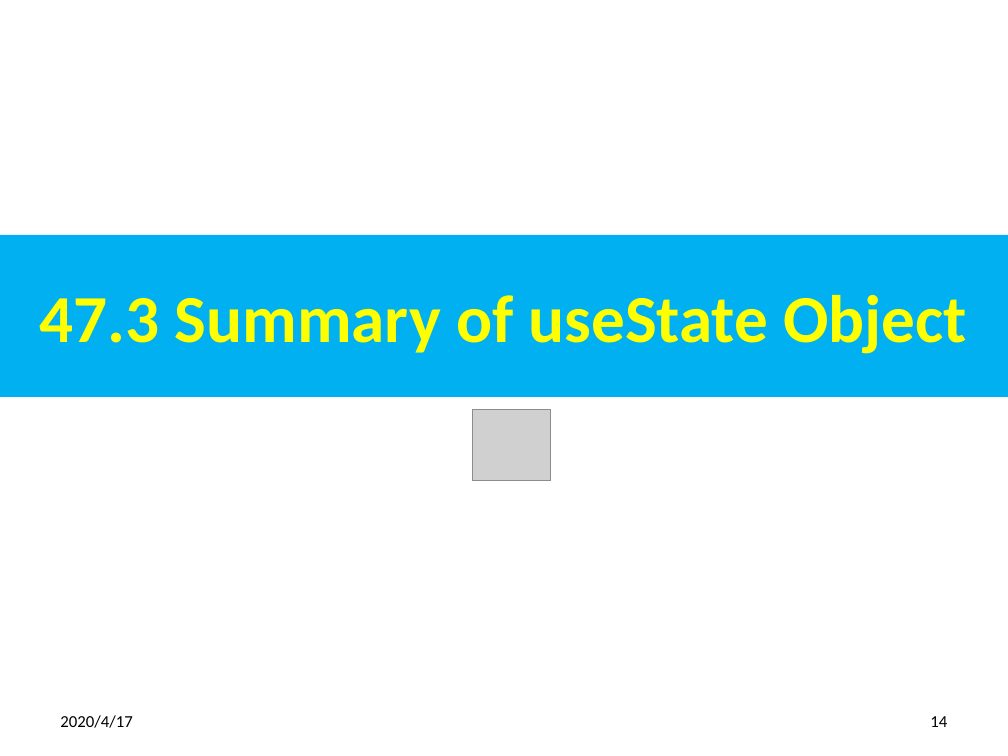
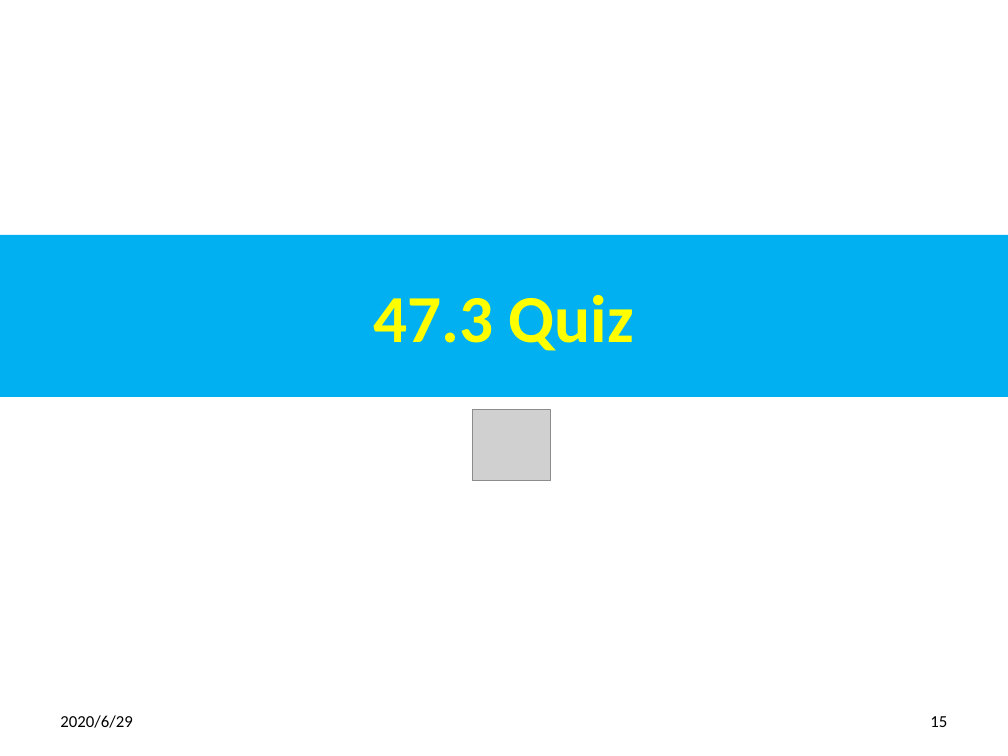
Before and after one commit to peterhchen/800-React-Hook, a slide deck: slide 15 of 47_useStateObj.pptx (slide 14 before the commit). Drawn at 1008x756 pixels with LibreOffice and Linux fonts; fonts in the diff are those of the drawing; grey boxes stand for pictures. Boxes give left, top, right and bottom in pixels: in the first picture for what was removed or moved away, otherwise in the second. Text is boxed around its words. In the diff, an @@ line names an element or a change of style, - is before the commit and + after.

```diff
--- a/47_useStateObj.pptx
+++ b/47_useStateObj.pptx
@@ title at (x1=374, y1=295, x2=634, y2=351): text changed @@
-47.3 Summary of useState Object
+47.3 Quiz
@@ text at (x1=60, y1=715, x2=132, y2=728): text changed @@
-2020/4/17
+2020/6/29
@@ page number at (x1=930, y1=716, x2=947, y2=727): text changed @@
-14
+15
```
Also in this commit, not shown: 15 other slides changed, 1 slide added.
